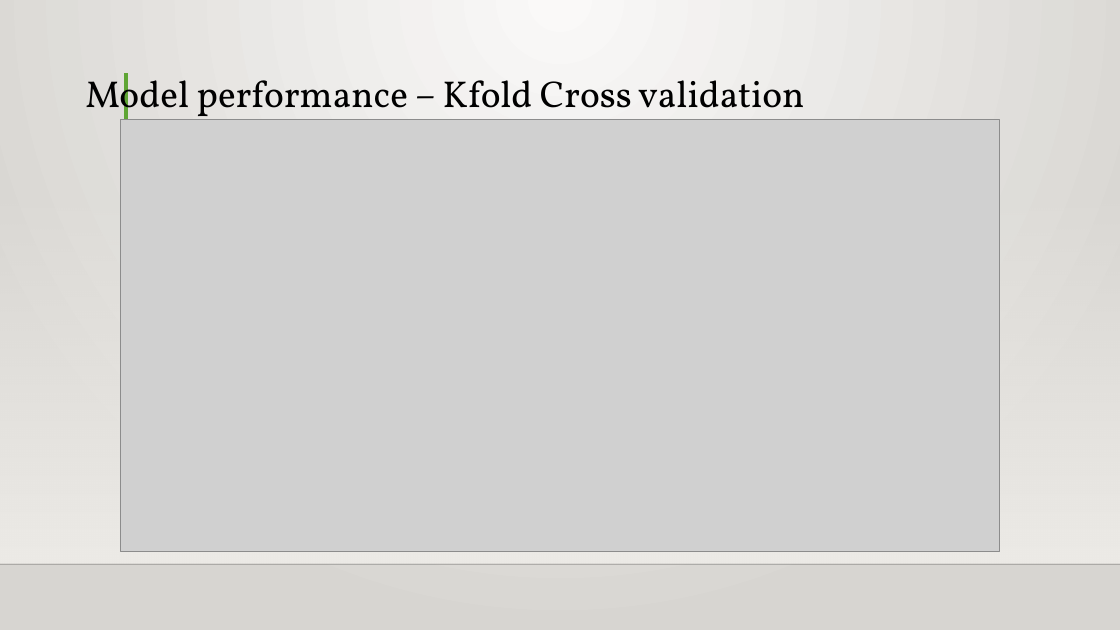
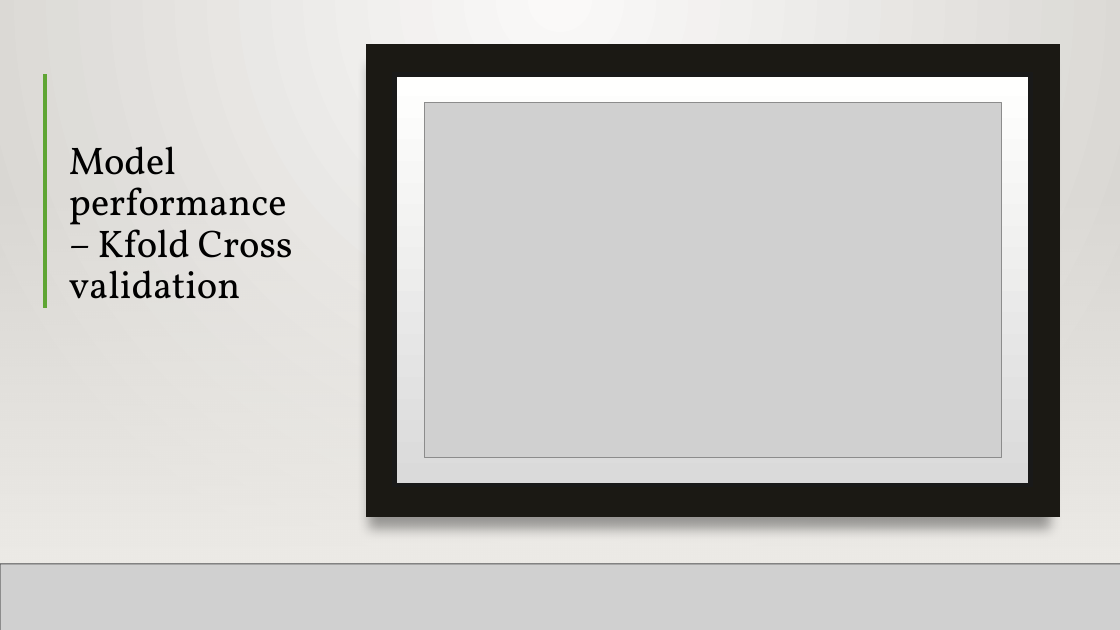
Before and after one commit to bernardolapel/Supervised-Learning-Project, a slide deck: slide 10 of MachineLearning_Supervised_AdeboyeBernard.pptx. Drawn at 1120x630 pixels with LibreOffice and Linux fonts; fonts in the diff are those of the drawing; grey boxes stand for pictures; background and template pictures are left out. Boxes give left, top, right and bottom in pixels: in the first picture for what was removed or moved away, otherwise in the second. Text is boxed around its words. In the diff, an @@ line names an element or a change of style, - is before the commit and + after.

```diff
--- a/MachineLearning_Supervised_AdeboyeBernard.pptx
+++ b/MachineLearning_Supervised_AdeboyeBernard.pptx
@@ rectangle added at (0, 0, 1120, 630), fill gradient #FAFAF9 to #D7D5D2 @@
@@ rectangle added at (365, 45, 1060, 518), fill #1B1914 @@
@@ line added from (45, 74) to (45, 308), #5FA534 3 pt @@
@@ line added from (214, 73) to (214, 308), #5FA534 3 pt @@
@@ rectangle added at (394, 75, 1031, 485), fill gradient #DADADA to #FFFFFE, outline #191919 4 pt @@
@@ picture removed at (120, 119, 1000, 551) @@
@@ picture added at (424, 103, 1002, 458) @@
@@ title "Model performance – Kfold Cross ...": place and size @@
-title "Model performance – Kfold Cross ..." at (85, 73, 804, 124)
+title "Model performance – Kfold Cross ..." at (69, 146, 293, 299)
@@ title "Model performance – Kfold Cross ..." at (69, 146, 293, 299): size 32 to 33 pt @@
@@ rectangle added at (0, 185, 1120, 563), fill gradient #EDEBE7 @@
@@ rectangle added at (0, 185, 1120, 563), fill gradient #EDEBE7 @@
@@ line added from (0, 565) to (1120, 565), #000001 1 pt @@
@@ picture added at (0, 564, 1120, 630) @@
@@ line added from (0, 565) to (1120, 565), #000001 1 pt @@
```
Also in this commit, not shown: 6 other slides changed, 1 slide added, 1 slide removed, 2 other files.
